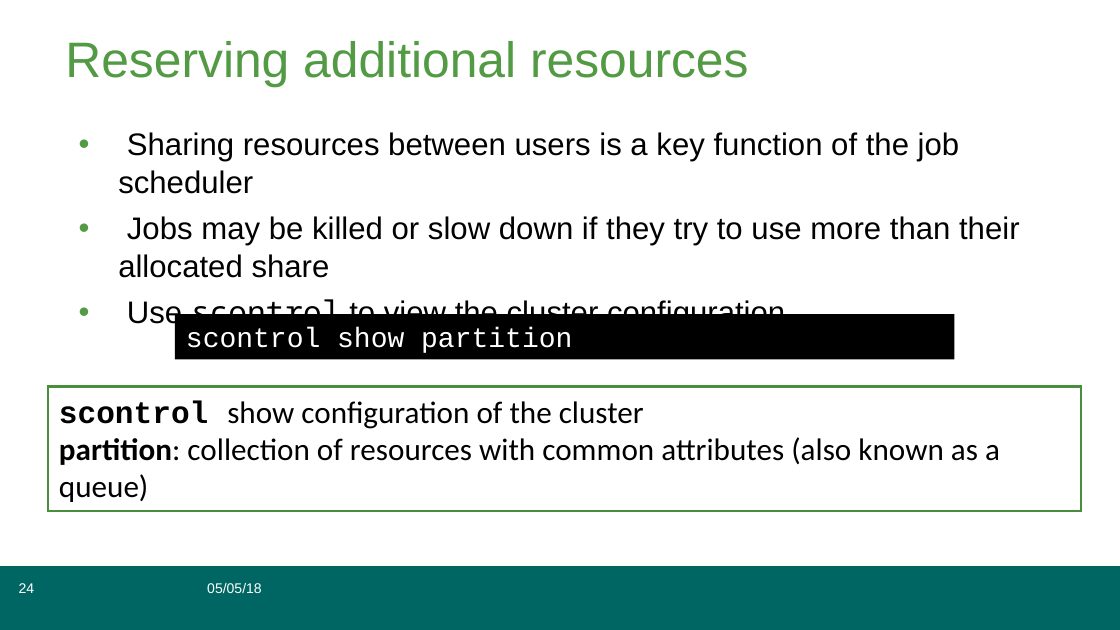
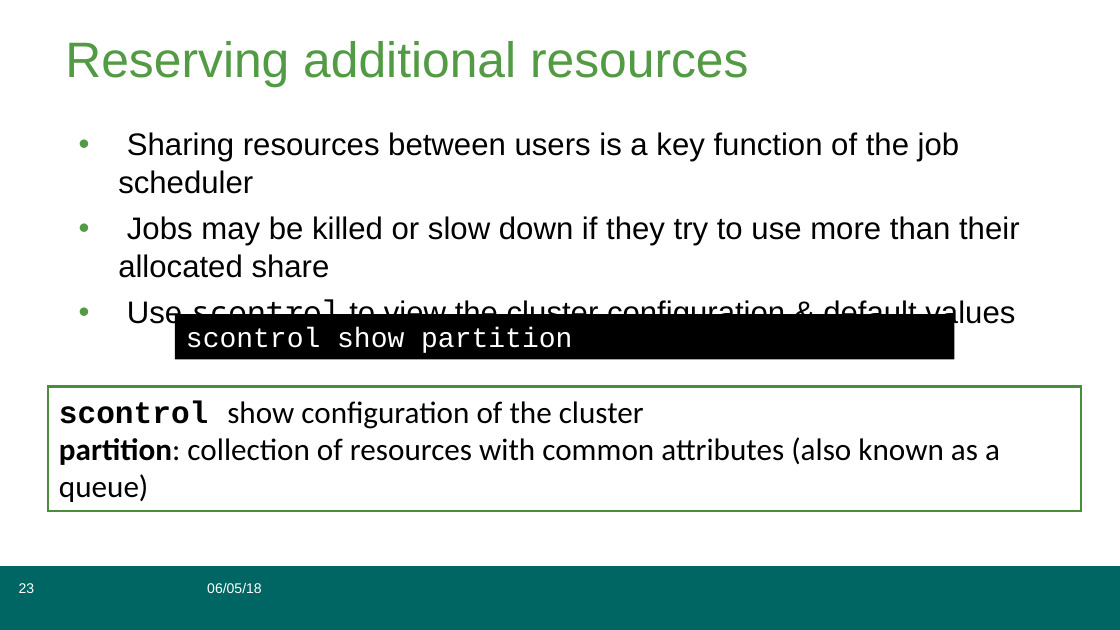
Before and after one commit to grimbough/embl_hpc, a slide deck: slide 23 of cluster_training2018.odp (slide 24 before the commit). Drawn at 1120x630 pixels with LibreOffice and Linux fonts; fonts in the diff are those of the drawing. Boxes give left, top, right and bottom in pixels: in the first picture for what was removed or moved away, otherwise in the second. Text is boxed around its words. In the diff, an @@ line names an element or a change of style, - is before the commit and + after.

```diff
--- a/cluster_training2018.odp
+++ b/cluster_training2018.odp
@@ text at (127, 295, 1015, 332): text changed @@
-• Use scontrol to view the cluster configuration
+• Use scontrol to view the cluster configuration & default values
@@ page number at (19, 583, 35, 593): text changed @@
-24
+23
@@ text in free at (207, 583, 261, 593): text changed @@
-05/05/18
+06/05/18
```
Also in this commit, not shown: 77 other slides changed, 3 slides added, 5 slides removed.
